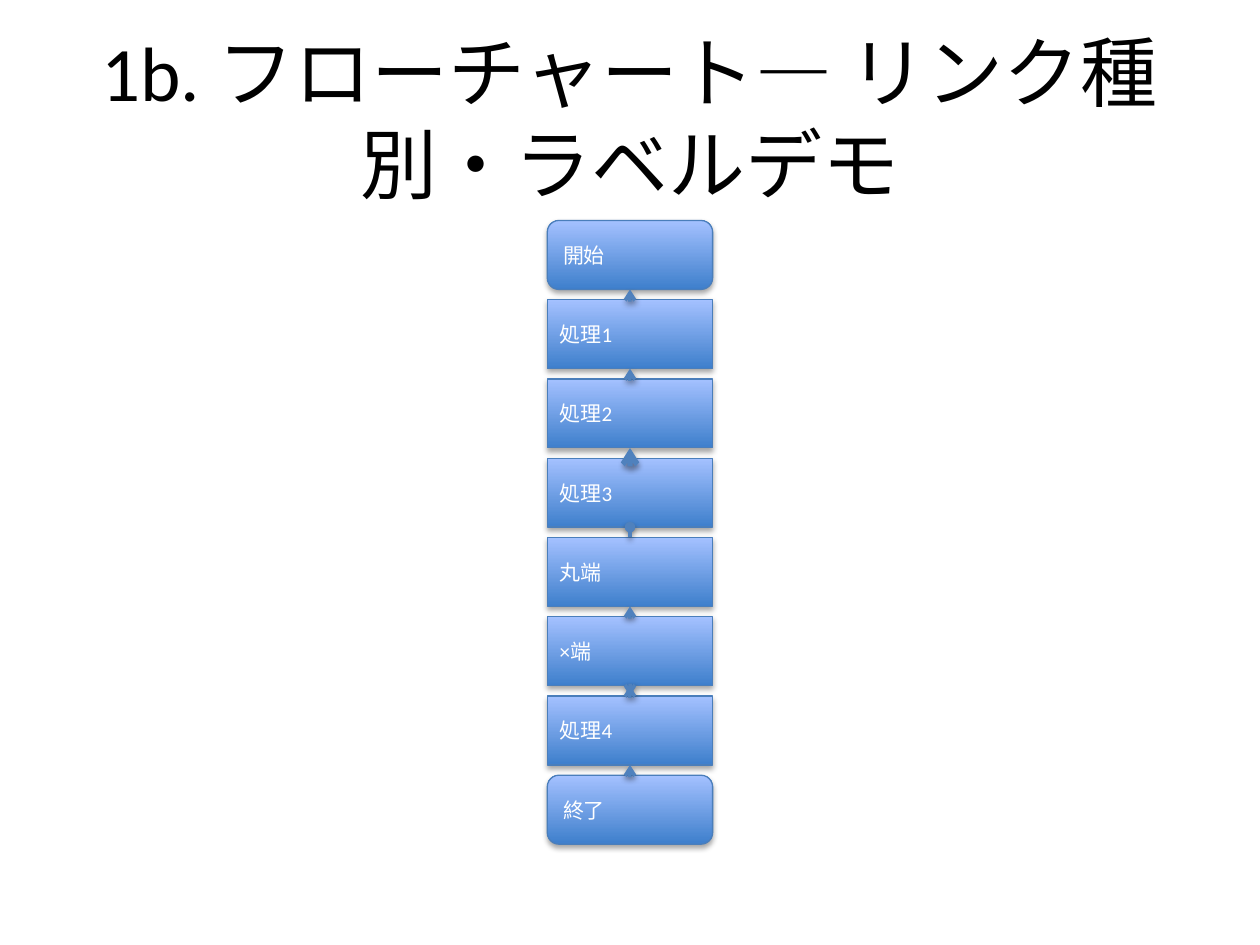
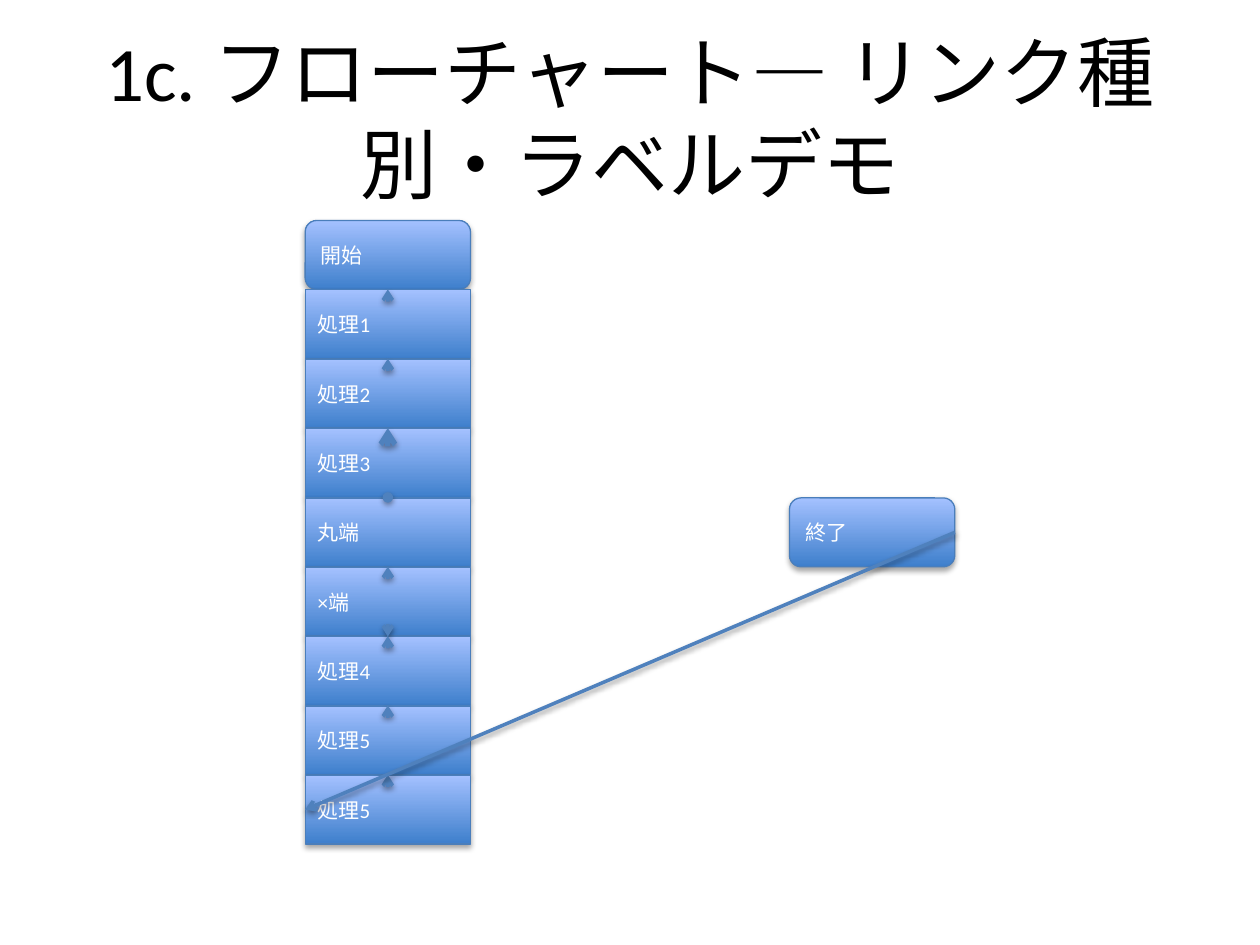
Before and after one commit to notfolder/qmd_to_pptx, a slide deck: slide 15 of demo_full.pptx (slide 14 before the commit). Drawn at 1260x945 pixels with LibreOffice and Linux fonts; fonts in the diff are those of the drawing. Boxes give left, top, right and bottom in pixels: in the first picture for what was removed or moved away, otherwise in the second. Text is boxed around its words. In the diff, an @@ line names an element or a change of style, - is before the commit and + after.

Commit message:
フローチャートレンダラーにキャンバスサイズに基づく自動折り返し機能を追加し、関連するテストを実装

```diff
--- a/demo_full.pptx
+++ b/demo_full.pptx
@@ title at (105,37,1154,200): text changed @@
-1b. フローチャート— リンク種別・ラベルデモ
+1c. フローチャート— リンク種別・ラベルデモ
@@ rounded rectangle "開始": place and size @@
-rounded rectangle "開始" at (547,220,712,290)
+rounded rectangle "開始" at (305,220,470,290)
@@ rectangle "処理1": place and size @@
-rectangle "処理1" at (547,300,712,369)
+rectangle "処理1" at (305,290,470,359)
@@ line "通常矢印": place and size @@
-line "通常矢印" at (630,290,630,300)
+line "通常矢印" at (388,290,388,290)
@@ rectangle "処理2": place and size @@
-rectangle "処理2" at (547,379,712,449)
+rectangle "処理2" at (305,359,470,428)
@@ line "点線矢印": place and size @@
-line "点線矢印" at (630,369,630,379)
+line "点線矢印" at (388,359,388,359)
@@ rectangle "処理3": place and size @@
-rectangle "処理3" at (547,459,712,528)
+rectangle "処理3" at (305,428,470,498)
@@ line "太線矢印": place and size @@
-line "太線矢印" at (630,447,630,457)
+line "太線矢印" at (388,428,388,428)
@@ rectangle "丸端": place and size @@
-rectangle "丸端" at (547,538,712,607)
+rectangle "丸端" at (305,498,470,567)
@@ arrow added from (388, 498) to (388, 498), #4F81BD 2 pt @@
@@ rounded rectangle "終了": place and size @@
-rounded rectangle "終了" at (547,775,712,844)
+rounded rectangle "終了" at (790,498,955,567)
@@ arrow moved from (630, 606) - (630, 616) to (305, 810) - (955, 532) @@
@@ arrow removed from (630, 538) to (630, 527) @@
@@ rectangle "×端": place and size @@
-rectangle "×端" at (547,616,712,685)
+rectangle "×端" at (305,567,470,636)
@@ arrow added from (388, 567) to (388, 567), #4F81BD 2 pt @@
@@ rectangle "処理4": place and size @@
-rectangle "処理4" at (547,696,712,765)
+rectangle "処理4" at (305,636,470,706)
@@ line "両方向": place and size @@
-line "両方向" at (630,685,630,696)
+line "両方向" at (388,636,388,636)
@@ rectangle added at (305,706,470,775), fill gradient #3F80CE to #A4C4FF, outline #4B7EBC 0.75 pt, 12 pt, text #FFFFFF @@
+処理5
@@ arrow added from (388, 706) to (388, 706), #4F81BD 2 pt @@
@@ rectangle added at (305,775,470,844), fill gradient #3F80CE to #A4C4FF, outline #4B7EBC 0.75 pt, 12 pt, text #FFFFFF @@
+処理5
@@ arrow added from (388, 775) to (388, 775), #4F81BD 2 pt @@
@@ arrow removed from (630, 775) to (630, 765) @@
```
Also in this commit, not shown: 1 other slide changed, 1 slide added, 3 other files.
